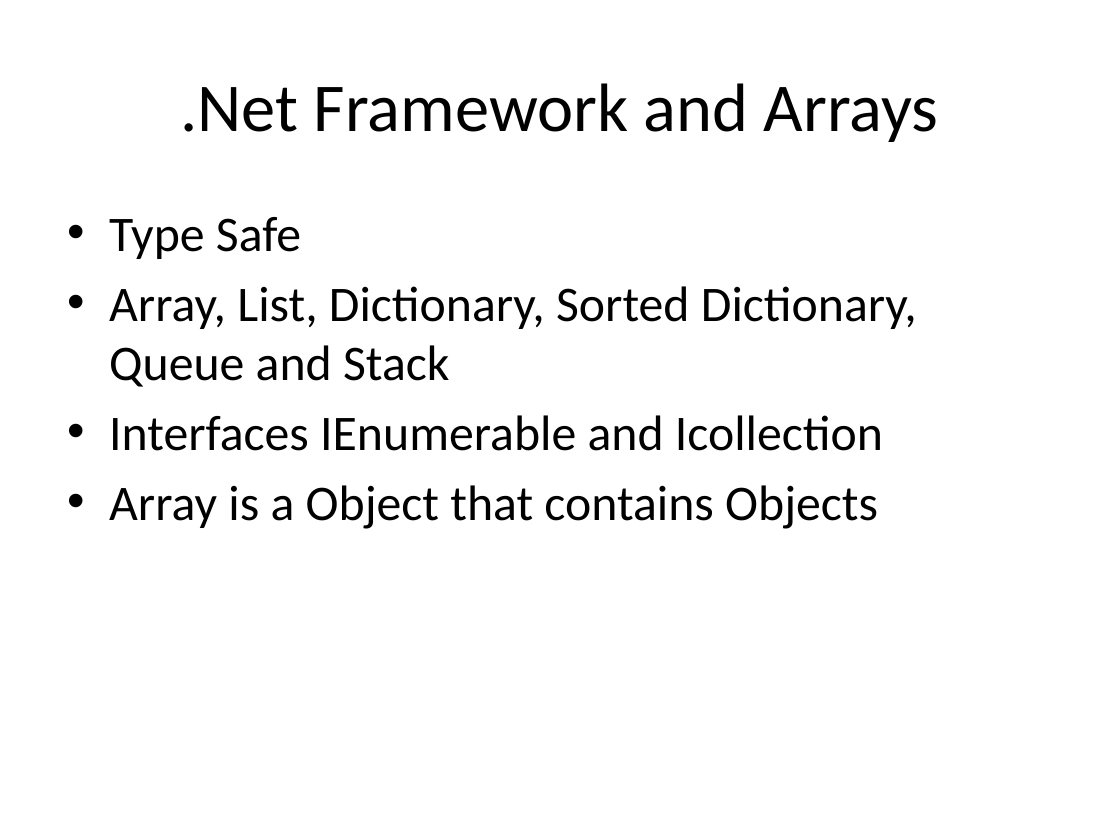
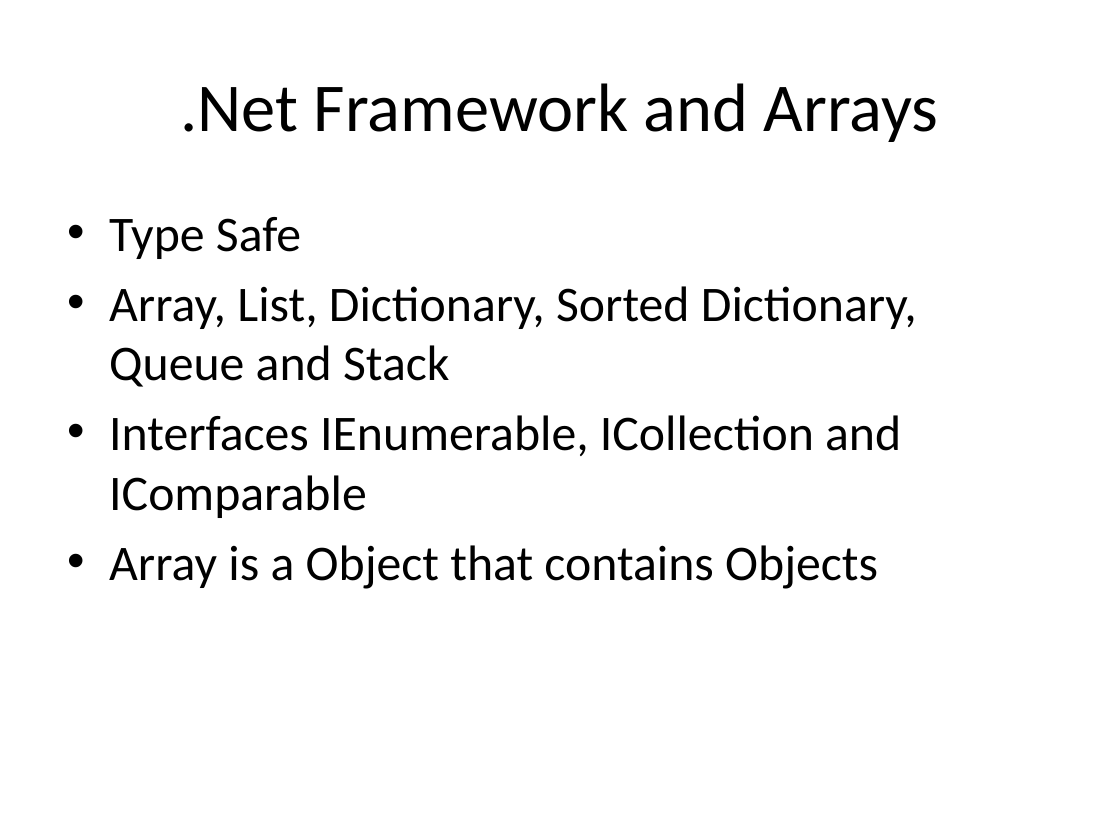
Before and after one commit to isurup/kalle-martin-group, a slide deck: slide 2 of OOPExam/03 Arrays and Collections.pptx. Drawn at 1120x840 pixels with LibreOffice and Linux fonts; fonts in the diff are those of the drawing. Boxes give left, top, right and bottom in pixels: in the first picture for what was removed or moved away, otherwise in the second. Text is boxed around its words. In the diff, an @@ line names an element or a change of style, - is before the commit and + after.

```diff
--- a/OOPExam/03 Arrays and Collections.pptx
+++ b/OOPExam/03 Arrays and Collections.pptx
@@ text at bbox=[109, 415, 901, 518]: text changed @@
-• Interfaces IEnumerable and Icollection
+• Interfaces IEnumerable, ICollection and IComparable
```
